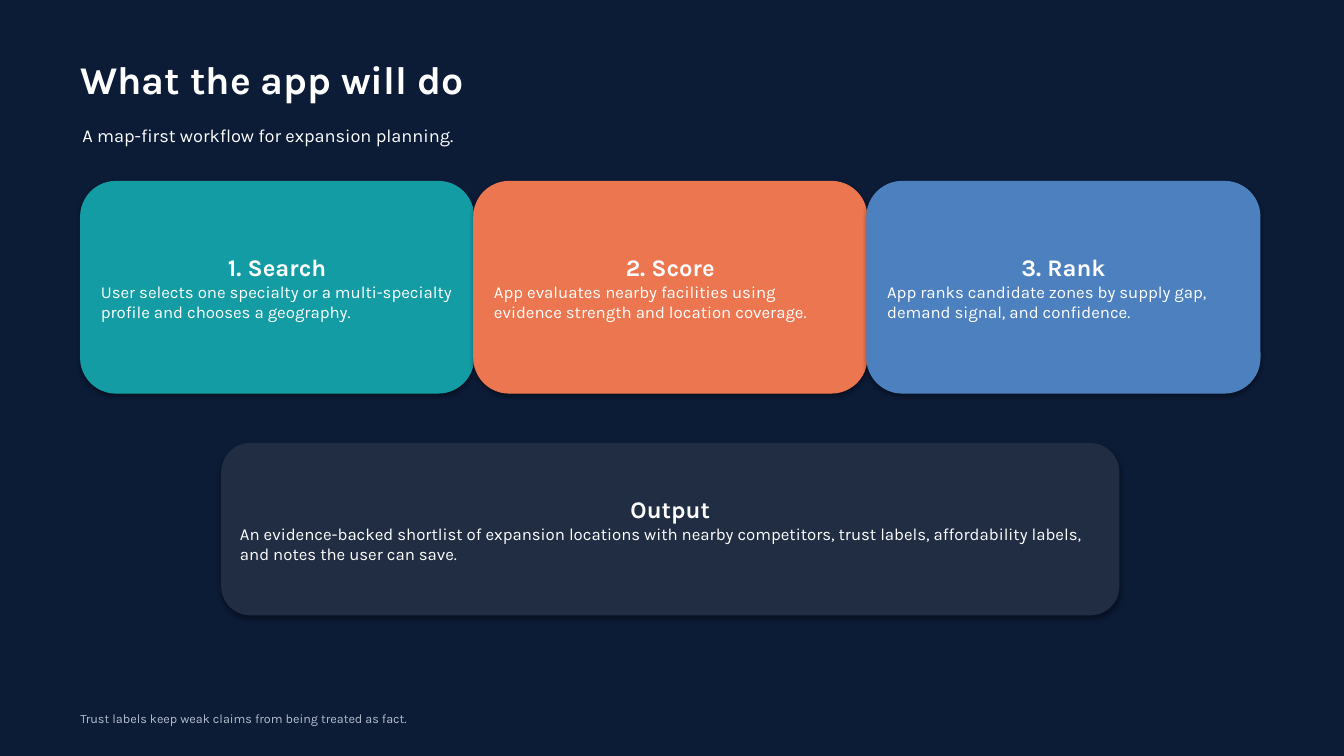
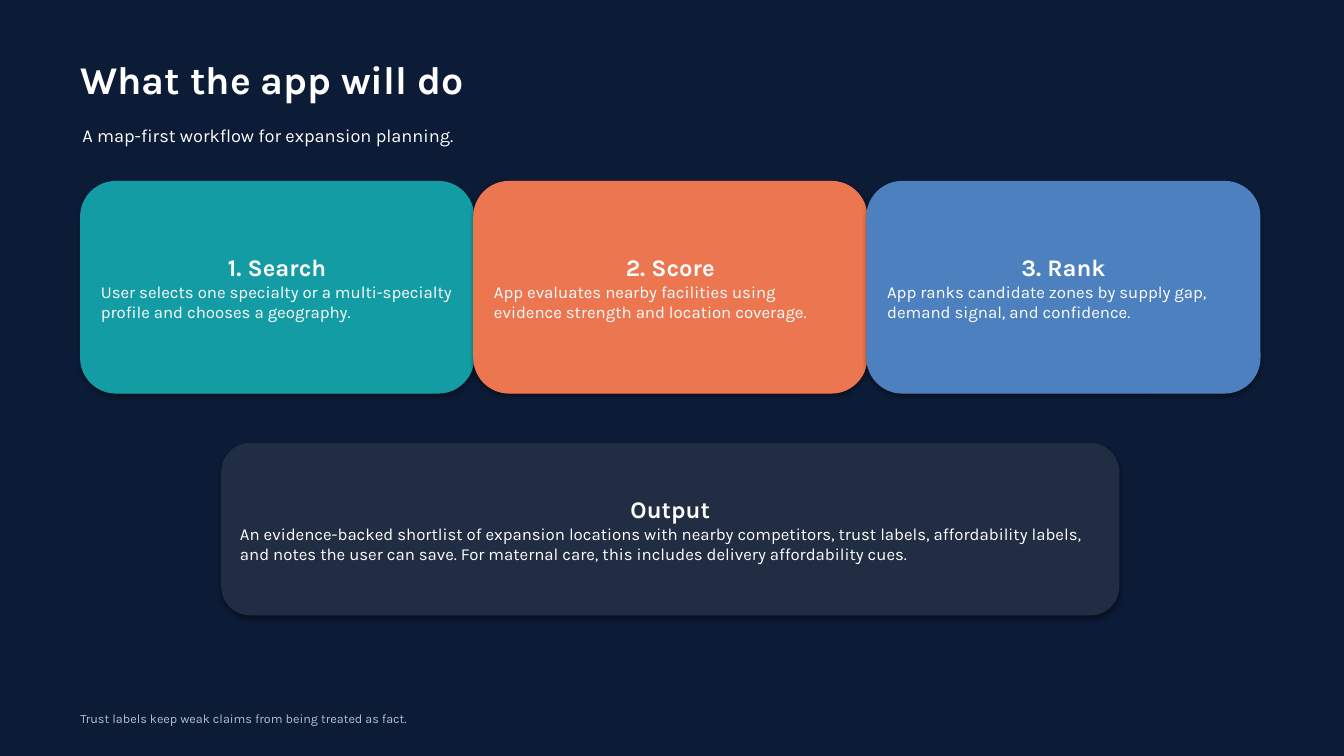
Before and after one commit to wendysun468/databricks-hackathon-ie, a slide deck: slide 5 of dhruvil-files/GeoGap-Planner-Demo.pptx (slide 4 before the commit). Drawn at 1344x756 pixels with LibreOffice and Linux fonts; fonts in the diff are those of the drawing. Boxes give left, top, right and bottom in pixels: in the first picture for what was removed or moved away, otherwise in the second. Text is boxed around its words. In the diff, an @@ line names an element or a change of style, - is before the commit and + after.

Commit message:
Add maternal care affordability angle

```diff
--- a/dhruvil-files/GeoGap-Planner-Demo.pptx
+++ b/dhruvil-files/GeoGap-Planner-Demo.pptx
@@ text in rounded rectangle at bbox=[240, 528, 1082, 564]: text changed @@
-An evidence-backed shortlist of expansion locations with nearby competitors, trust labels, affordability labels, and notes the user can save.
+An evidence-backed shortlist of expansion locations with nearby competitors, trust labels, affordability labels, and notes the user can save. For maternal care, this includes delivery affordability cues.
```
Also in this commit, not shown: 3 other slides changed, 1 slide added, 2 other files.
